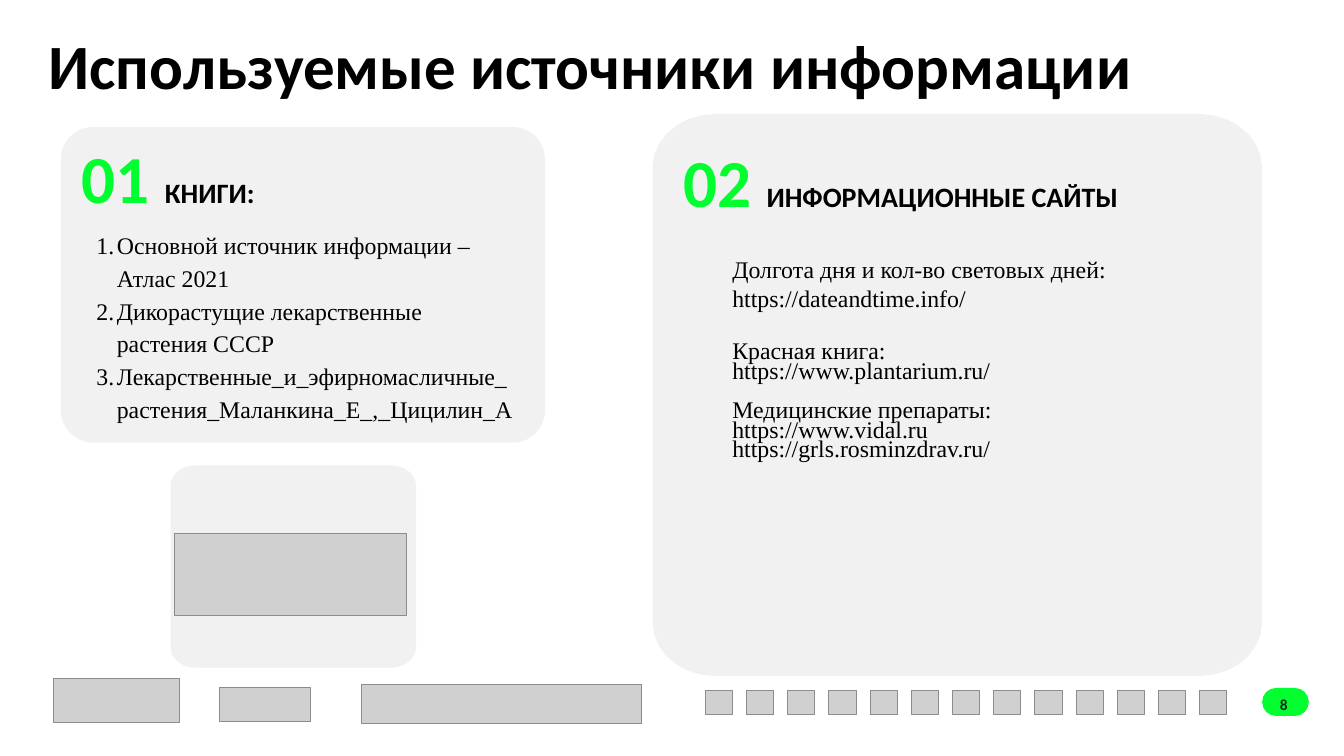
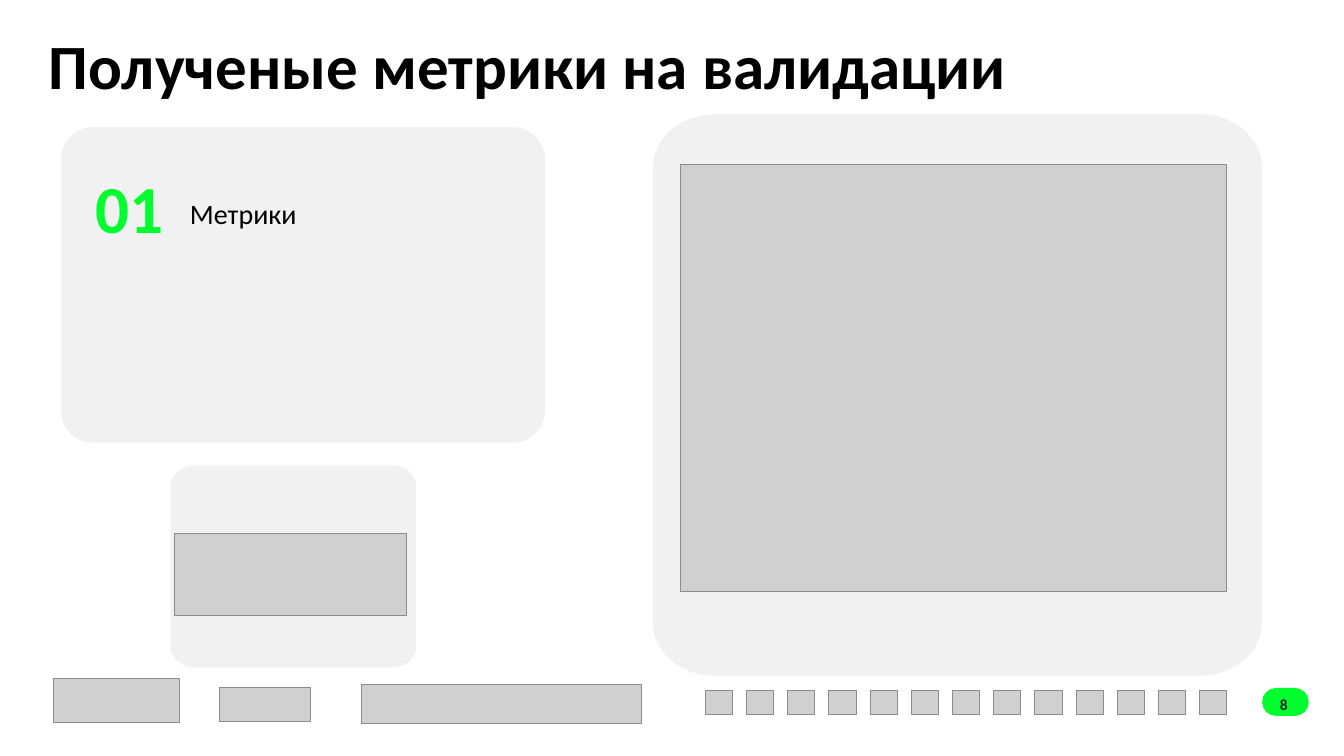
Before and after one commit to RuslanLat/sochi, a slide deck: slide 6 of presentation.pptx. Drawn at 1344x756 pixels with LibreOffice and Linux fonts; fonts in the diff are those of the drawing; grey boxes stand for pictures. Boxes give left, top, right and bottom in pixels: in the first picture for what was removed or moved away, otherwise in the second. Text is boxed around its words. In the diff, an @@ line names an element or a change of style, - is before the commit and + after.

```diff
--- a/presentation.pptx
+++ b/presentation.pptx
@@ text at (48,48,1006,99): text changed @@
-Используемые источники информации
+Полученые метрики на валидации
@@ picture added at (681,165,1227,592) @@
@@ text removed at (683,163,1118,462) @@
-02 ИНФОРМАЦИОННЫЕ САЙТЫ
-Долгота дня и кол-во световых дней:
-https://dateandtime.info/
-Красная книга:
-https://www.plantarium.ru/едицинские препараты:
-Медицинские препараты:
-https://www.vidal.ru
-https://grls.rosminzdrav.ru/
@@ title at (95,189,163,234): text changed; size 20 to 48 pt; text colour #000000 to #01FF2F @@
-01 КНИГИ:
+01
@@ text added at (190,206,297,229), 20 pt, text #000000 @@
+Метрики
@@ text removed at (117,237,512,423) @@
-1. Основной источник информации – Атлас 2021
-2. Дикорастущие лекарственные растения СССР
-3. Лекарственные_и_эфирномасличные_растения_Маланкина_Е_,_Цицилин_А
```
Also in this commit, not shown: 5 other slides changed, 1 slide added, 2 slides removed, 9 other files.
